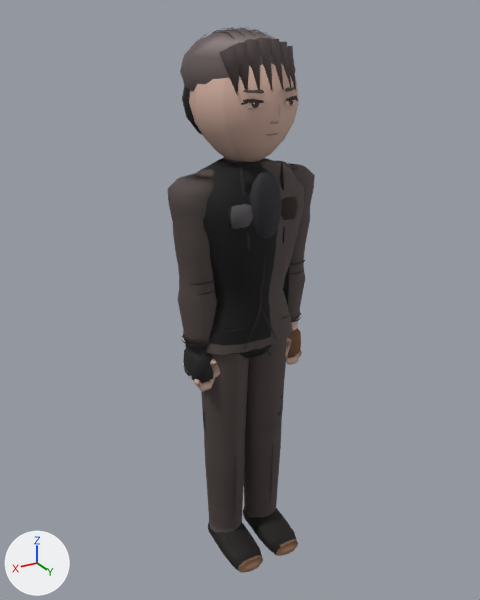
The glTF model assets/models/jeongseono_a.glb, before and after one commit.
Both versions are drawn from a camera (50 mm lens) standing at (1.125, 1.849, 1.945) and looking at (-0.001, -0.028, 1.007). Arrows for +X, +Y and +Z are at lower left; the lights stay in place. The older version comes first. Vertices at exactly the same position are counted once.

Script lines for the objects in view, before the commit:
```python
me_mesh_0 = bpy.data.meshes.new('Mesh_0')
me_mesh_0.from_pydata(...)  # 4497 vertices, 7992 faces; spans x -0.27..0.27, y -0.21..0.22, z -0.02..1.91
me_mesh_0.materials.append(mat_material_0)
ob_body = bpy.data.objects.new('Body', me_mesh_0)
ob_body.location = (0.0, 0.0, 0.0)
```
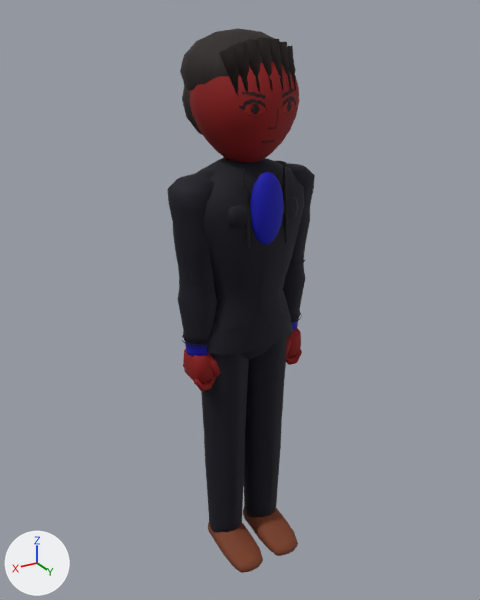
Where the change shows, as pixel boxes (x1, y1, x2, y2) in the pictures (480 x 600 px; the box of a moved part takes in the faces that stretch with it):
'Body', reshaped: before (167, 27, 315, 573); after (167, 28, 315, 573)
part 1 of me_mesh_0, deleted: before (241, 88, 298, 138)
part 2 of me_mesh_0, moved or reshaped: before (189, 27, 299, 250); after (190, 62, 299, 251)
part 3 of me_mesh_0, moved or reshaped: before (270, 448, 273, 502); after (270, 445, 273, 498)
part 4 of me_mesh_0, recoloured: (167, 28, 315, 573) in both

What changed in the scene script:
```text
Change me_mesh_0:
    used by ob_body; location = (0.0, 0.0, 0.0)
    remove me_mesh_0.from_pydata(...)  # 4497 vertices, 7992 faces; spans x -0.27..0.27, y -0.21..0.22, z -0.02..1.91
    add me_mesh_0.from_pydata(...)  # 3671 vertices, 6736 faces; spans x -0.27..0.27, y -0.21..0.22, z -0.02..1.91
    me_mesh_0 part 1: 17 loose pieces with 731 vertices, spanning x -0.1..0.1, y 0.15..0.18, z 1.6..1.75, are deleted
    me_mesh_0 part 2: 140 vertices moved within x -0.14..0.14, y -0.14..0.17, z 1.25..1.84; 572 vertices removed from x -0.16..0.16, y -0.2..0.17, z 1.26..1.91; 477 vertices added at x -0.17..0.17, y -0.17..0.17, z 1.26..1.88
    me_mesh_0 part 3: 2 vertices removed from x -0.09, y 0.07..0.08, z 0.21..0.36; 2 vertices added at x -0.08, y 0.07..0.08, z 0.21..0.36
    me_mesh_0 part 4: 5507 kept faces spanning x -0.27..0.27, y -0.21..0.22, z -0.02..1.91 get new vertex colours
    other edits to the shape of me_mesh_0 do not show in these pictures
```
